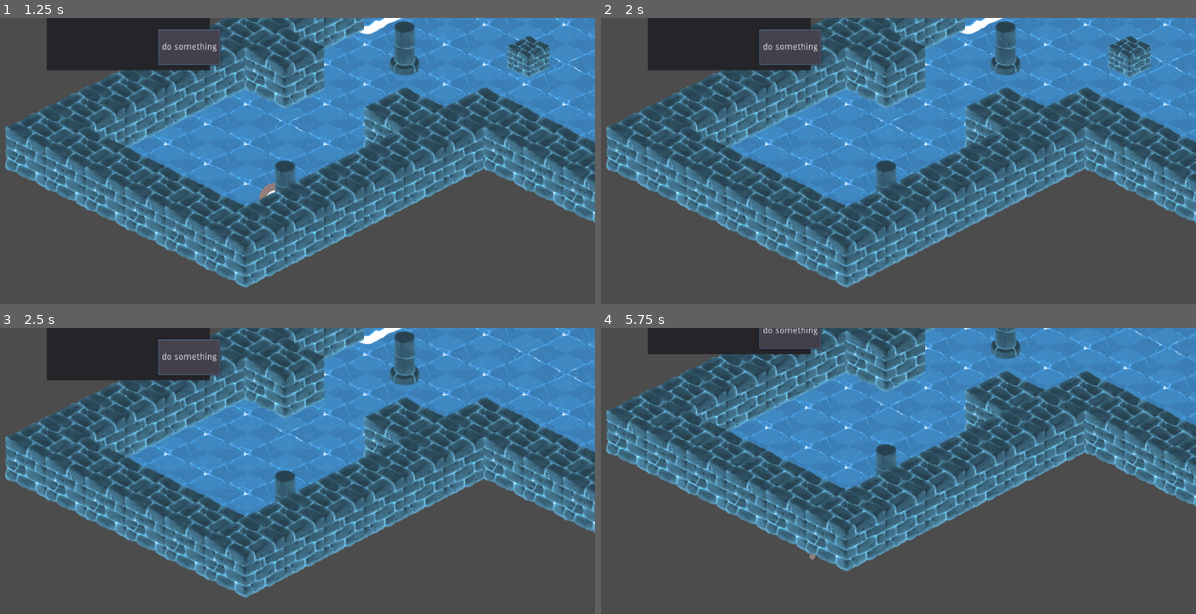
Above: before the commit, frames 1-4 (two rows, left to right).
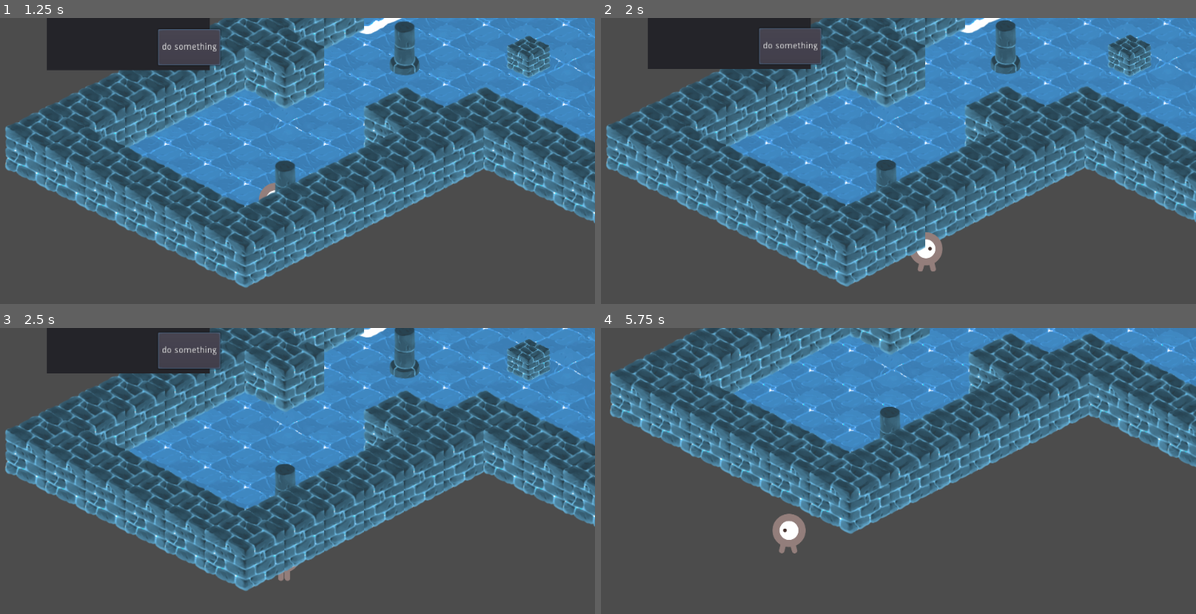
Above: after the commit, the same moments.

Repository: acdlbs/GodotGame
Game: Godot game, scene res://home.tscn
The game is run twice, just before and just after one commit, with the same random seed, the same clock (stepped at 60 frames per second) and the same inputs.
Inputs:
- Up to frame 1 (1.25 s): click "do something" at 0.5 s
- Up to frame 2 (2 s): tap Enter at 1.25 s; hold Right (move_right) from 1.28 s (still down); hold Down (move_bottom) from 1.28 s (still down); tap Space (ui_select) at 1.52 s
- Up to frame 3 (2.5 s): release Right (move_right) at 2.03 s; release Down (move_bottom) at 2.03 s; hold Left (move_left) from 2.03 s (still down); tap Z at 2.1 s; tap Space (ui_select) at 2.27 s
- Up to frame 4 (5.75 s): release Left (move_left) at 2.78 s; hold Right (move_right) 2.78-3.53 s; hold Down (move_bottom) 2.78-3.53 s; hold Up (move_up) 3.53-4.28 s; tap Z at 3.6, 5.1 s; tap Space (ui_select) at 3.77, 4.52, 5.27 s; hold Down (move_bottom) 4.28-5.03 s; hold Left (move_left) from 4.28 s (still down)

Frame 1 is identical in both runs. In frame 2, 11% of the frame differs, in the area x 0-100%, y 0-95%; in frame 3, 29%; in frame 4, 46%, in the area x 0-100%, y 0-86%.

Commit message:
fixed mineBlock bug

Diff:
--- a/home.tscn
+++ b/home.tscn
@@ -70,7 +70,6 @@
 
 position = Vector2( 368.142, 347.007 )
 _sections_unfolded = [ "Collision", "Material", "Pause", "Pickable", "Transform", "Visibility", "Z Index", "collision" ]
-SPEED = 100
 
 [node name="Panel" type="Panel" parent="." index="2"]
 
--- a/mineableBlock.gd
+++ b/mineableBlock.gd
@@ -22,3 +22,4 @@
 
 func _mine_block():
 	$StaticBody2D.free()
+	$Area2D.free()
--- a/troll.gd
+++ b/troll.gd
@@ -48,9 +48,10 @@
 
 
 func _on_Area2D_body_entered(body):
-	mineAble = true
-	target = body
+	if (body.get_name() == "Player"):
+		mineAble = true
+		print("foo")
 
 func _on_Area2D_body_exited(body):
-	mineAble = false
-	target = null
+	if (body.get_name() == "Player"):
+		mineAble = false
